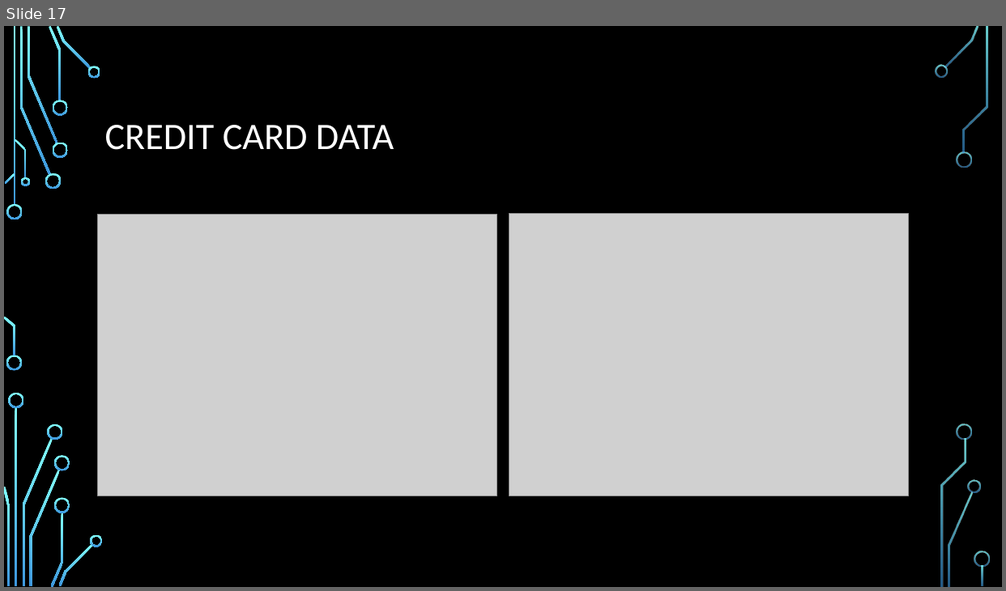
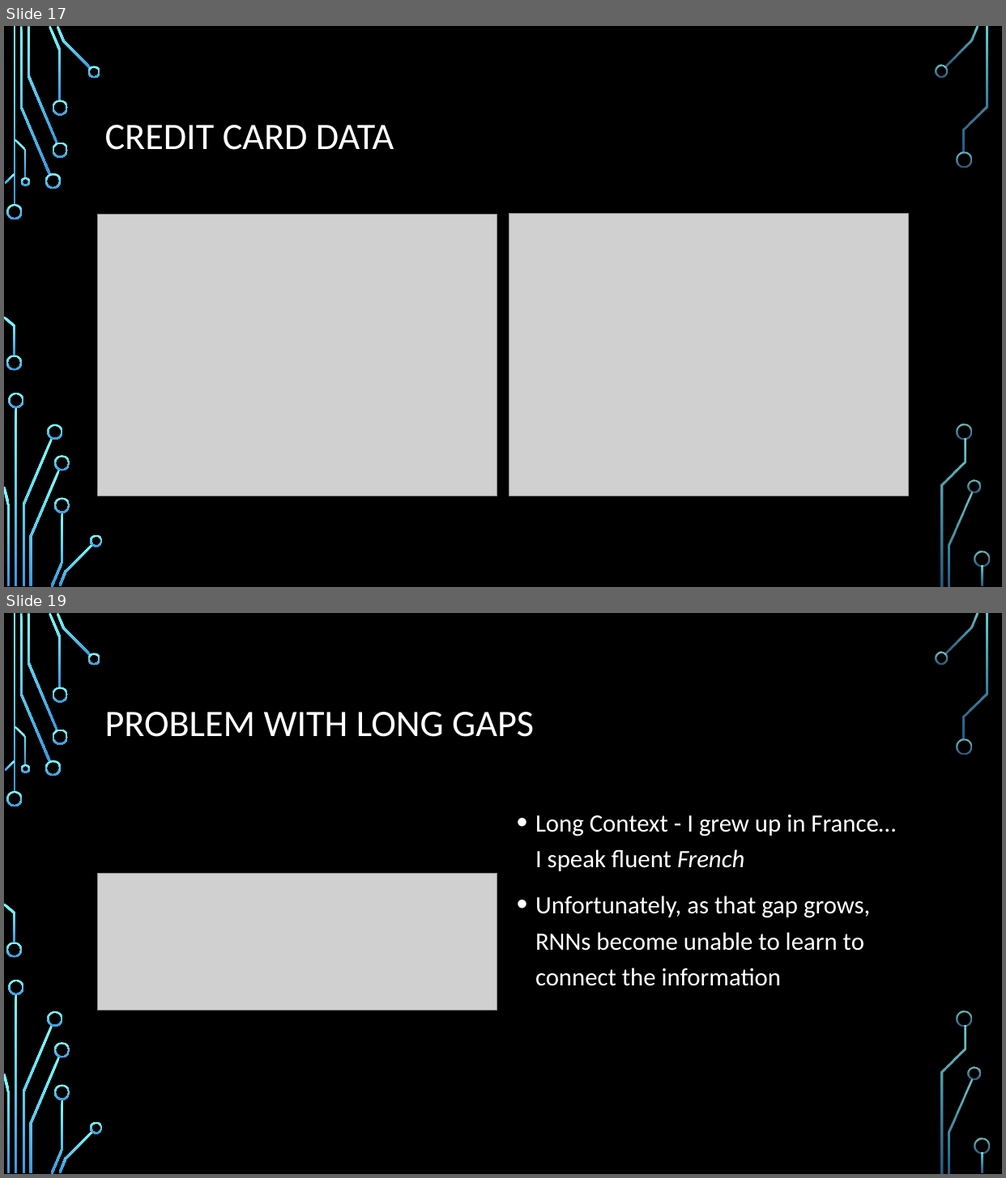
Before and after one commit to shawnmccarthy/anomalydetection, a slide deck: mccarthy-shawn_slides.pptx. Shown one above the other, each under a label of ours: slide 17 before the commit, slides 17 and 19 after it; the slides between them are not shown. The pictures are 1006x591 and 1006x1178 pixels, drawn with LibreOffice and Linux fonts; fonts in the diff are those of the drawing; grey boxes stand for pictures; background and template pictures are left out. Boxes give left, top, right and bottom in pixels: in the first picture for what was removed or moved away, otherwise in the second. Text is boxed around its words. In the diff, an @@ line names an element or a change of style, - is before the commit and + after.

```diff
--- a/mccarthy-shawn_slides.pptx
+++ b/mccarthy-shawn_slides.pptx
@@ slide 19 added at box(4, 613, 1002, 1174), background picture (left out); not listed: 36 template elements that a slide beside it also shows @@
@@ title added at box(105, 712, 534, 737), 36 pt, text #FFFFFF @@
+PROBLEM WITH LONG GAPS
@@ text added at box(535, 815, 896, 986), 24 pt, text #FFFFFF @@
+• Long Context - I grew up in France… I speak fluent French
+• Unfortunately, as that gap grows, RNNs become unable to learn to connect the information
@@ picture added at box(98, 874, 497, 1011) @@
```
Also in this commit, not shown: 1 slide changed, 10 other slides added, 1 other file.
